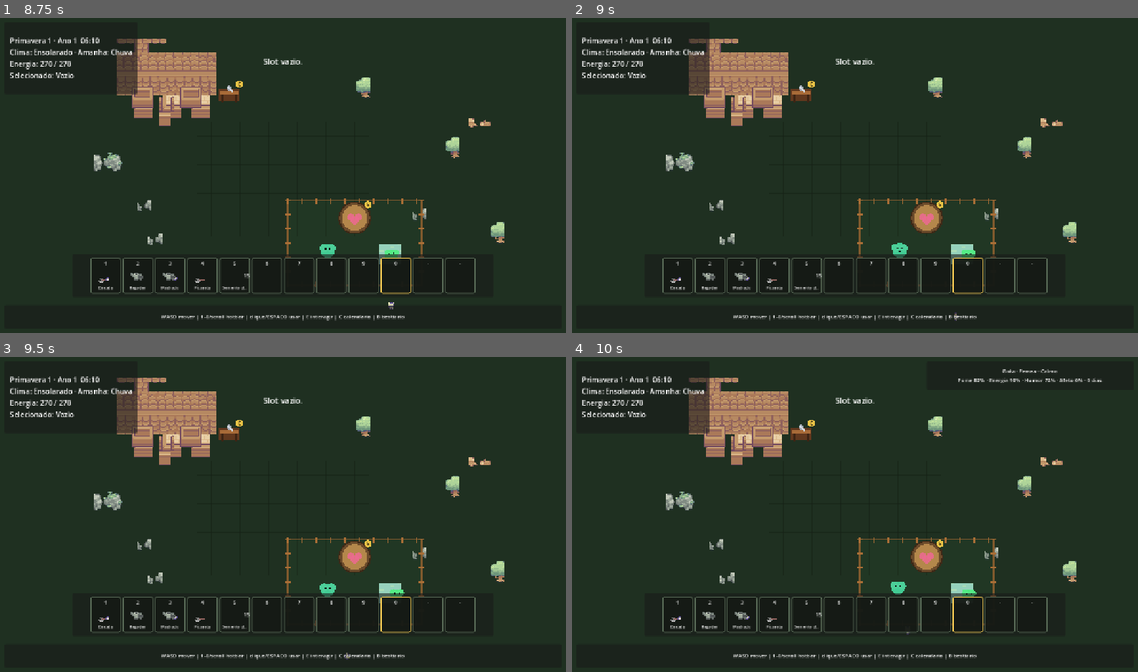
Above: before the commit, frames 1-4 (two rows, left to right).
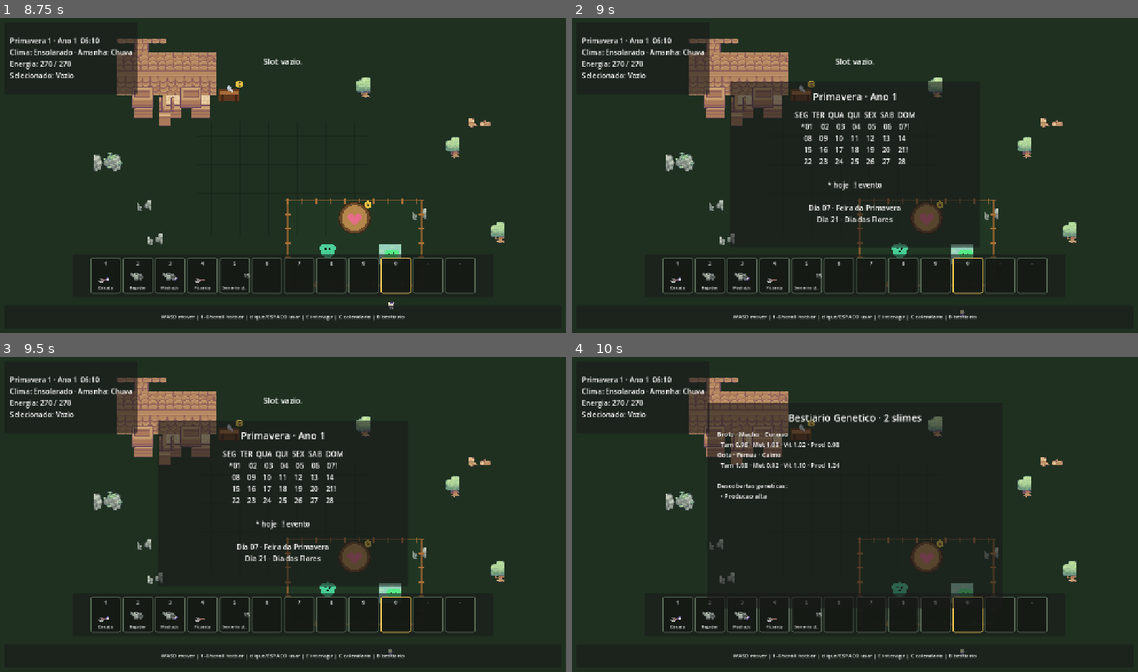
Above: after the commit, the same moments.

Repository: HelioConde/GameSlime
Game: Godot game, scene res://scenes/world/main.tscn
The game is run twice, just before and just after one commit, with the same random seed, the same clock (stepped at 60 frames per second) and the same inputs.
Inputs (mouse positions are in pixels of both pictures, inside the frame that each line leads up to):
- Up to frame 1 (8.75 s): tap Enter at 0.5, 8 s; move the mouse to (407, 159) at 0.52 s; hold D 0.53-1.28 s; tap E at 0.6 s; click (407, 159) at 0.67 s; tap Space at 0.77, 1.52, 2.75, 3.02, 3.77, 4.52, 6.02, 6.77, 7.52 s; move the mouse to (169, 191) at 1.27 s; hold S 1.28-2.03 s; tap 1 at 1.35 s; move the mouse to (339, 106) at 2.02 s; hold D 2.03-2.78 s; tap 2 at 2.1 s; move the mouse to (254, 238) at 2.77 s; hold W 2.78-3.53 s; tap 3 at 2.85 s; click (254, 238) at 2.92 s; move the mouse to (452, 222) at 3.52 s; hold A 3.53-5.03 s; tap 4 at 3.6 s; move the mouse to (113, 128) at 4.27 s; tap 5 at 4.35 s; move the mouse to (311, 175) at 5.02 s; hold S 5.03-5.78 s; tap 6 at 5.1 s; click (311, 175) at 5.17 s; move the mouse to (198, 93) at 5.77 s; hold D 5.78-6.53 s; tap 7 at 5.85 s; move the mouse to (407, 159) at 6.52 s; hold W 6.53-7.28 s; tap 8 at 6.6 s; move the mouse to (169, 191) at 7.27 s; hold D 7.28-8.03 s; tap 9 at 7.35 s; click (169, 191) at 7.42 s; move the mouse to (339, 106) at 8.02 s; hold S from 8.03 s (still down); tap 0 at 8.1 s
- Up to frame 2 (9 s): move the mouse to (826, 238) at 8.77 s; release S at 8.78 s; hold A from 8.78 s (still down); tap C at 8.85 s
- Up to frame 3 (9.5 s): keep holding A; tap Space at 9.02 s
- Up to frame 4 (10 s): move the mouse to (1024, 561) at 9.52 s; release A at 9.53 s; hold W from 9.53 s (still down); tap B at 9.6 s; click (1024, 561) at 9.67 s; tap Space at 9.77 s

Frame 1 is identical in both runs. In frame 2, 3.4% of the frame differs, in the area x 27-73%, y 20-97%; in frame 3, 3.4%; in frame 4, 5.1%, in the area x 23-94%, y 3-95%.
Error before the commit: Invalid assignment of property or key 'visible' with value of type 'bool' on a base object of type 'null instance'. (res://scripts/ui/game_hud.gd:32)

Commit message:
feat: add bestiary UI scene nodes

Diff:
--- a/scenes/ui/game_hud.tscn
+++ b/scenes/ui/game_hud.tscn
@@ -107,3 +107,29 @@
 layout_mode = 2
 theme_override_font_sizes/font_size = 12
 horizontal_alignment = 1
+
+[node name="BestiaryPanel" type="PanelContainer" parent="."]
+visible = false
+offset_left = 310.0
+offset_top = 110.0
+offset_right = 970.0
+offset_bottom = 570.0
+
+[node name="Margin" type="MarginContainer" parent="BestiaryPanel"]
+theme_override_constants/margin_left = 22
+theme_override_constants/margin_top = 18
+theme_override_constants/margin_right = 22
+theme_override_constants/margin_bottom = 18
+
+[node name="Content" type="VBoxContainer" parent="BestiaryPanel/Margin"]
+layout_mode = 2
+theme_override_constants/separation = 12
+
+[node name="Title" type="Label" parent="BestiaryPanel/Margin/Content"]
+layout_mode = 2
+theme_override_font_sizes/font_size = 22
+horizontal_alignment = 1
+
+[node name="Body" type="Label" parent="BestiaryPanel/Margin/Content"]
+layout_mode = 2
+theme_override_font_sizes/font_size = 14
